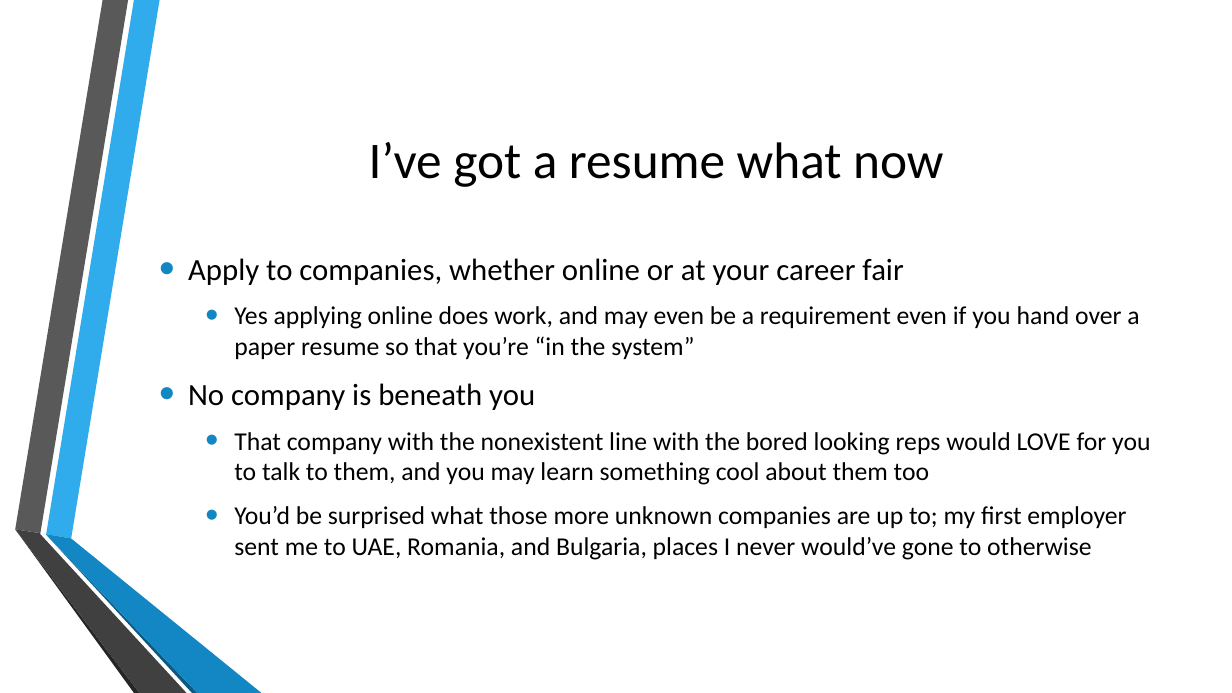
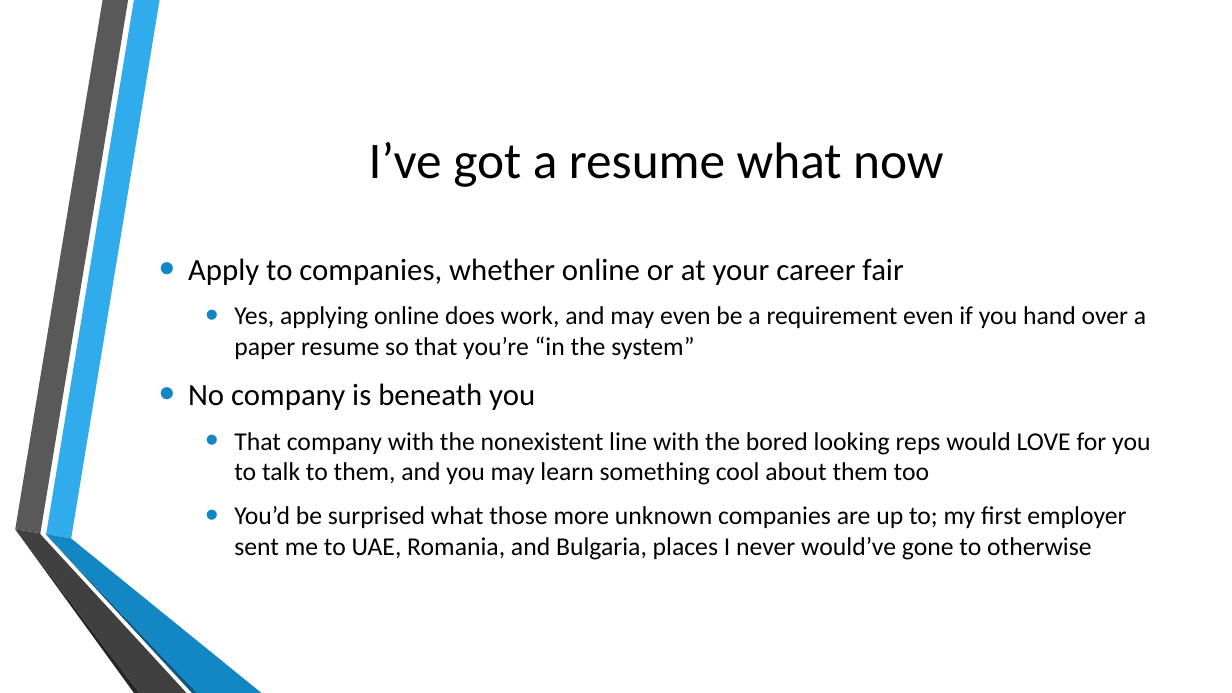
Before and after one commit to prakitmohal/presentations, a slide deck: slide 23 of Resumes 101.pptx (slide 22 before the commit). Drawn at 1232x693 pixels with LibreOffice and Linux fonts; fonts in the diff are those of the drawing; background and template pictures are left out. Boxes give left, top, right and bottom in pixels: in the first picture for what was removed or moved away, otherwise in the second. Text is boxed around its words. In the diff, an @@ line names an element or a change of style, - is before the commit and + after.

```diff
--- a/Resumes 101.pptx
+++ b/Resumes 101.pptx
@@ text at (234,306,1146,359): text changed @@
-  • Yes applying online does work, and may even be a requirement even if you hand over a paper resume so that you’re “in the system”
+  • Yes, applying online does work, and may even be a requirement even if you hand over a paper resume so that you’re “in the system”
```
Also in this commit, not shown: 15 other slides changed, 1 slide added, 1 other file.
